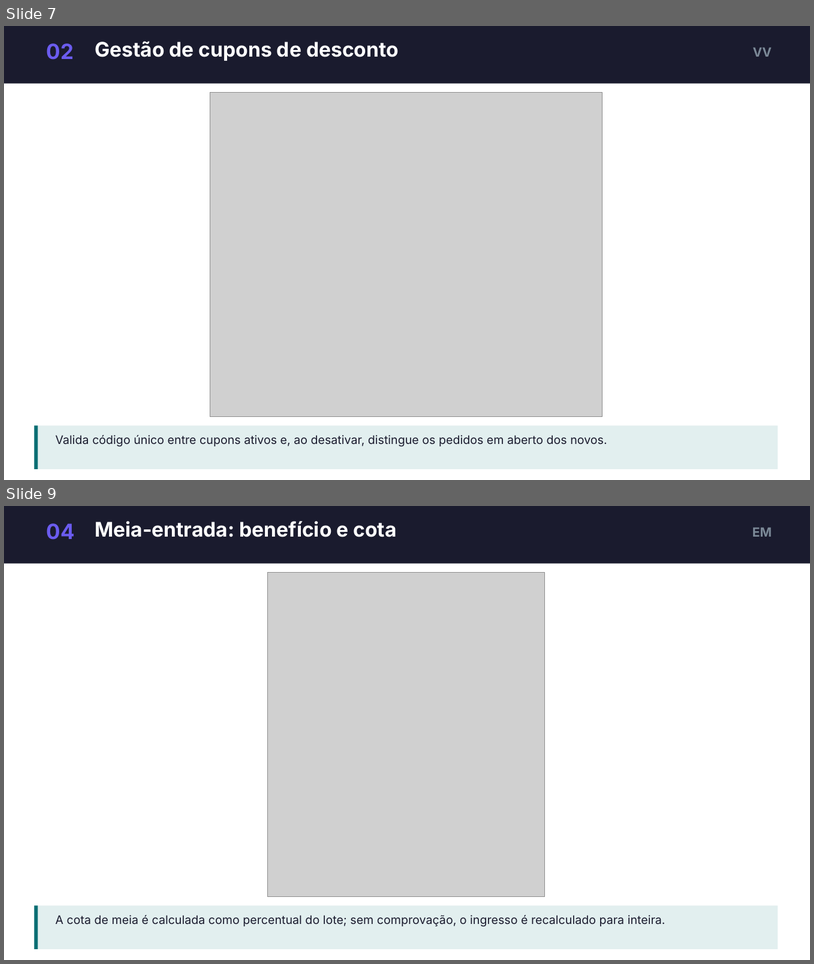
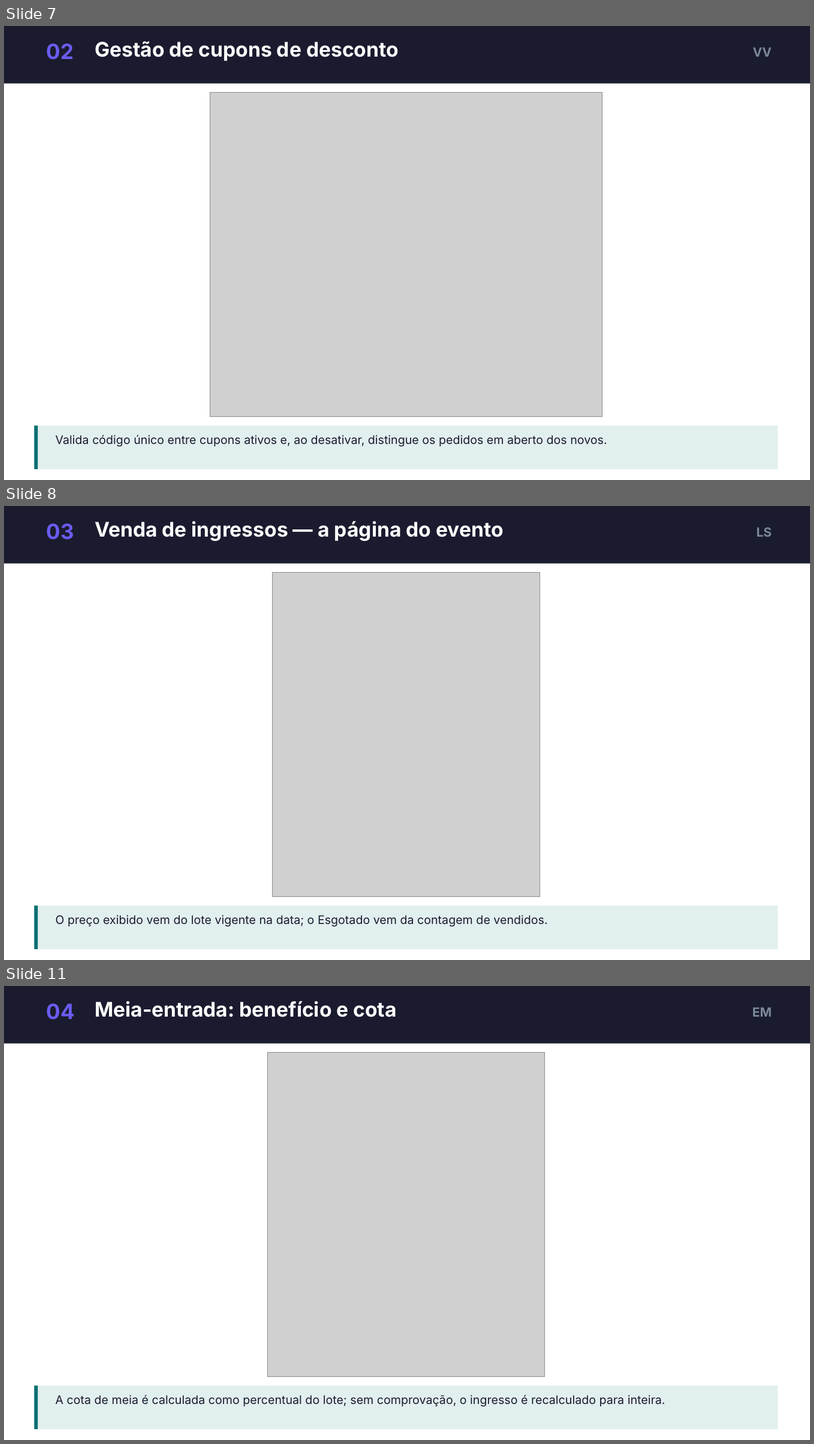
Before and after one commit to dudumalheiros/BilhetePass, a slide deck: docs/slides/BilhetePass-apresentacao.pptx. Shown one above the other, each under a label of ours: slides 7 and 9 before the commit, slides 7, 8 and 11 after it; the slides between them are not shown. The pictures are 814x964 and 814x1444 pixels, drawn with LibreOffice and Linux fonts; fonts in the diff are those of the drawing; grey boxes stand for pictures. Boxes give left, top, right and bottom in pixels: in the first picture for what was removed or moved away, otherwise in the second. Text is boxed around its words. In the diff, an @@ line names an element or a change of style, - is before the commit and + after.

```diff
--- a/docs/slides/BilhetePass-apresentacao.pptx
+++ b/docs/slides/BilhetePass-apresentacao.pptx
@@ slide 8 added at bbox=[4, 506, 810, 960], background #FFFFFF @@
@@ rectangle added at bbox=[4, 506, 810, 564], fill #1A1B2E @@
@@ text added at bbox=[47, 523, 74, 540], 25 pt, text #6B5CF0, bold @@
+03
@@ text added at bbox=[95, 521, 503, 541], 24 pt, text #FFFFFF, bold @@
+Venda de ingressos — a página do evento
@@ text added at bbox=[757, 527, 773, 537], 15 pt, text #7B8997, bold @@
+LS
@@ picture added at bbox=[273, 573, 540, 896] @@
@@ rectangle added at bbox=[34, 905, 779, 949], fill #E2EFEF @@
@@ rectangle added at bbox=[34, 905, 38, 949], fill #0B6E73 @@
@@ text added at bbox=[56, 915, 548, 927], 14 pt, text #1A1B2E @@
+O preço exibido vem do lote vigente na data; o Esgotado vem da contagem de vendidos.
@@ what was slide 9 is now slide 11 @@
```
Also in this commit, not shown: 2 slides changed, 3 other slides added.
